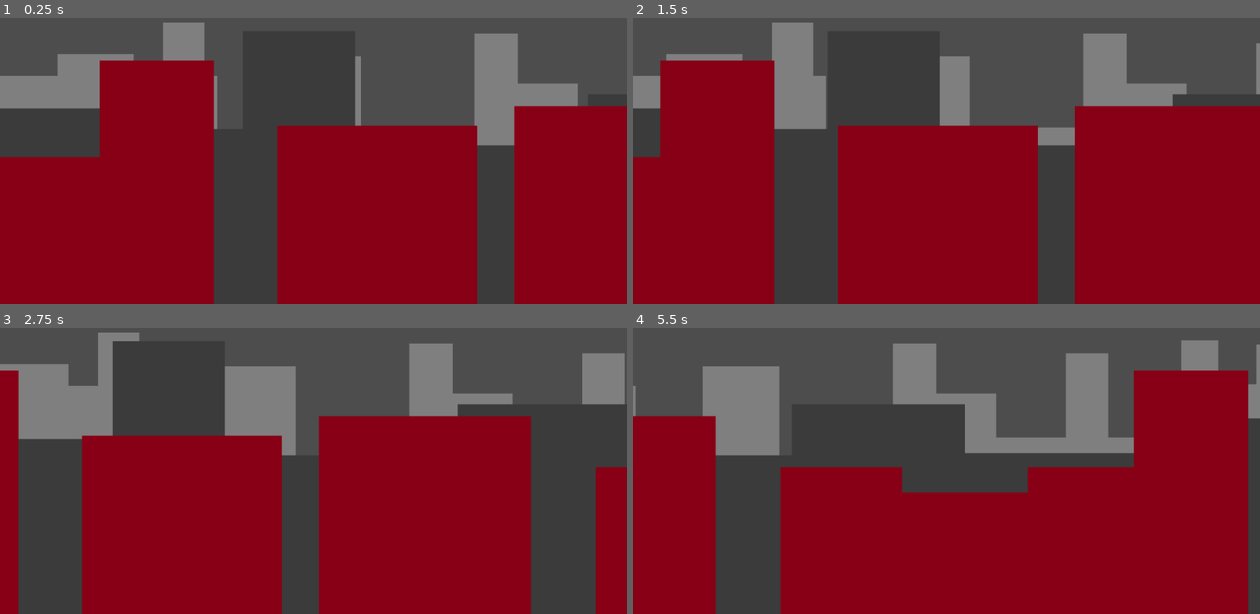
Above: before the commit, frames 1-4 (two rows, left to right).
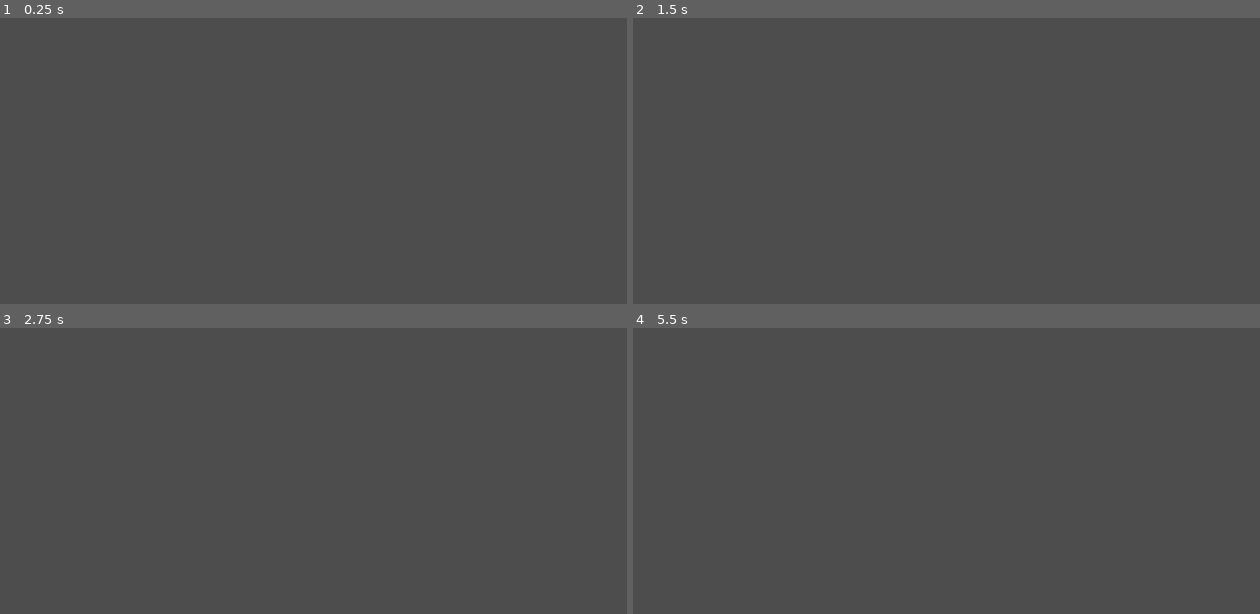
Above: after the commit, the same moments.

Repository: llapenna/run-4-your-bubbles
Game: Godot game, scene res://global/main.tscn
Same seed, same stepped clock (60 frames per second), same inputs: the game is played once before the commit and once after it.
Inputs:
- Up to frame 1 (0.25 s): no input
- Up to frame 2 (1.5 s): no input
- Up to frame 3 (2.75 s): no input
- Up to frame 4 (5.5 s): no input

The runs differ from the first frame. In frame 1, 63% of the frame differs, in the area x 0-100%, y 1-100%; in frame 2, 66%; in frame 3, 59%; in frame 4, 62%.

Commit message:
spawner + bubble item

Diff:
--- a/background/looper.gd
+++ b/background/looper.gd
@@ -4,7 +4,6 @@
 @export var texture: CompressedTexture2D
 
 @export var slowingFactor = .9
-var speed = 1
 
 func remove_sprite(sprite:Sprite2D):
 	sprite.queue_free()
@@ -34,8 +33,7 @@
 
 # Called every frame. 'delta' is the elapsed time since the previous frame.
 func _process(_delta: float) -> void:
-	var main = $"/root/Main"
-	speed = (main.speed if main else 1) * slowingFactor
+	pass
 
 
 func _on_sprite_on_background_entered(sprite: Sprite2D) -> void:
--- a/background/movement.gd
+++ b/background/movement.gd
@@ -12,7 +12,8 @@
 
 # Called every frame. 'delta' is the elapsed time since the previous frame.
 func _process(delta: float) -> void:
-	sprite.position.x -= get_parent().speed
+	var speed = $"/root/Main".speed * $"..".slowingFactor
+	sprite.position.x -= speed
 
 
 func _on_visible_on_screen_notifier_2d_screen_entered() -> void:
--- a/global/main.tscn
+++ b/global/main.tscn
@@ -1,26 +1,35 @@
-[gd_scene load_steps=6 format=3 uid="uid://dt16av3gwv058"]
+[gd_scene load_steps=7 format=3 uid="uid://dt16av3gwv058"]
 
 [ext_resource type="Script" path="res://global/speed.gd" id="1_a40dn"]
 [ext_resource type="PackedScene" path="res://background/layer.tscn" id="2_8rev6"]
 [ext_resource type="Texture2D" uid="uid://dby83s2rcpnie" path="res://background/bg1.png" id="3_ye3ty"]
 [ext_resource type="Texture2D" uid="uid://c1nyf51jlnf4s" path="res://background/bg2.png" id="4_20kst"]
 [ext_resource type="Texture2D" uid="uid://badl1ehhuy4cl" path="res://background/bg3.png" id="5_mwbia"]
+[ext_resource type="PackedScene" uid="uid://bfj8u884cbgvn" path="res://items/Spawner.tscn" id="6_kjj6x"]
 
 [node name="Main" type="Node2D"]
 position = Vector2(3, 108)
 script = ExtResource("1_a40dn")
-factor = 1.1
+acceleration = 0.05
+initialSpeed = 10.0
 
 [node name="Layer3" parent="." instance=ExtResource("2_8rev6")]
+visible = false
 position = Vector2(960, 270)
 texture = ExtResource("5_mwbia")
 slowingFactor = 0.3
 
 [node name="Layer2" parent="." instance=ExtResource("2_8rev6")]
+visible = false
 position = Vector2(960, 270)
 texture = ExtResource("4_20kst")
-slowingFactor = 0.6
+slowingFactor = 0.7
 
 [node name="Layer" parent="." instance=ExtResource("2_8rev6")]
+visible = false
 position = Vector2(960, 270)
 texture = ExtResource("3_ye3ty")
+slowingFactor = 1.0
+
+[node name="Spawner" parent="." instance=ExtResource("6_kjj6x")]
+position = Vector2(1110, 282)
--- a/global/speed.gd
+++ b/global/speed.gd
@@ -1,15 +1,16 @@
 extends Node
 
 # Es necesario que sea static?
-var speed = 1
-@export var factor = 1.5
+@export var acceleration: float
+@export var initialSpeed: float
+var speed
 
 # Called when the node enters the scene tree for the first time.
 func _ready() -> void:
-	pass # Replace with function body.
+	speed = initialSpeed
 
 
 # Called every frame. 'delta' is the elapsed time since the previous frame.
 func _process(delta: float) -> void:
-	speed += factor * delta
+	speed += acceleration * delta
 	pass
--- /dev/null
+++ b/items/Spawner.tscn
@@ -0,0 +1,6 @@
+[gd_scene load_steps=2 format=3 uid="uid://bfj8u884cbgvn"]
+
+[ext_resource type="Script" path="res://items/spawner.gd" id="1_8yssi"]
+
+[node name="Spawner" type="Node2D"]
+script = ExtResource("1_8yssi")
--- /dev/null
+++ b/items/bubble-item.gd
@@ -0,0 +1,16 @@
+extends Node
+
+signal on_collision(sprite)
+@export var bubbleEffect: int = 10
+
+func movement():
+	var sprite = $"."
+	#var speed = $"/root/Main".speed
+	sprite.position.x -= 1#speed
+
+# Called every frame. 'delta' is the elapsed time since the previous frame.
+func _process(delta: float) -> void:
+	movement()
+
+func _on_item_exited() -> void:
+	$".".queue_free()
--- /dev/null
+++ b/items/bubble-item.tscn
@@ -0,0 +1,22 @@
+[gd_scene load_steps=4 format=3 uid="uid://bn6yu4vgj6c02"]
+
+[ext_resource type="Script" path="res://items/bubble-item.gd" id="1_nmkmo"]
+[ext_resource type="Texture2D" uid="uid://d2hnim8yk682b" path="res://items/bubble.png" id="2_e0su7"]
+
+[sub_resource type="RectangleShape2D" id="RectangleShape2D_py7vv"]
+size = Vector2(270, 270)
+
+[node name="Sprite2D" type="Sprite2D"]
+position = Vector2(625, 255)
+texture = ExtResource("2_e0su7")
+script = ExtResource("1_nmkmo")
+
+[node name="VisibleOnScreenNotifier2D" type="VisibleOnScreenNotifier2D" parent="."]
+rect = Rect2(-180, -180, 360, 360)
+
+[node name="RigidBody2D" type="RigidBody2D" parent="."]
+
+[node name="CollisionShape2D" type="CollisionShape2D" parent="RigidBody2D"]
+shape = SubResource("RectangleShape2D_py7vv")
+
+[connection signal="screen_exited" from="VisibleOnScreenNotifier2D" to="." method="_on_item_exited"]
--- /dev/null
+++ b/items/spawner.gd
@@ -0,0 +1,34 @@
+extends Node
+
+var bubble_item = preload("res://items/bubble-item.tscn")
+@export var minimumTime = 2 * 1000 # 2 seconds
+@export var maximumTime = 5 * 1000 # 5 seconds
+var elapsed_time = 0
+
+func get_random_time():
+	var rng = RandomNumberGenerator.new()
+	return rng.randf_range(minimumTime, maximumTime)
+
+var trigger_time = get_random_time()
+
+func spawn():
+	var instance: Sprite2D = bubble_item.instantiate()
+	$".".add_child(instance)
+
+
+# Called when the node enters the scene tree for the first time.
+func _ready() -> void:
+	pass # Replace with function body.
+
+
+# Called every frame. 'delta' is the elapsed time since the previous frame.
+func _process(delta: float) -> void:
+	elapsed_time += delta * 1000
+	print(elapsed_time, ">=", trigger_time)
+	if (elapsed_time >= trigger_time):
+		print("spawn!")
+		spawn()
+
+		# Reset timer
+		elapsed_time = 0
+		trigger_time = get_random_time()
Binary file added: items/bubble.png
Not shown, added: items/bubble.png.import
Empty file removed: items/placeholder.gd
